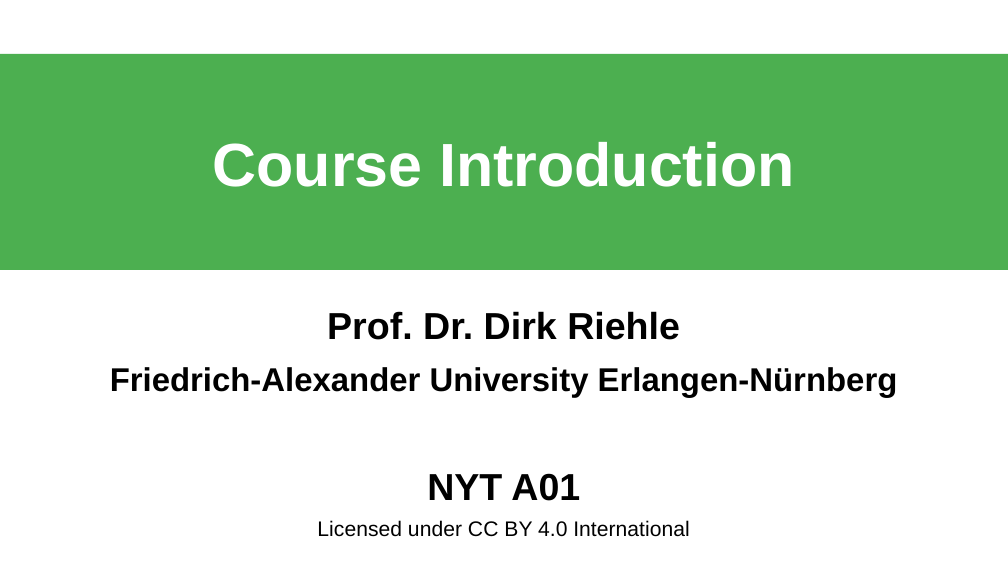
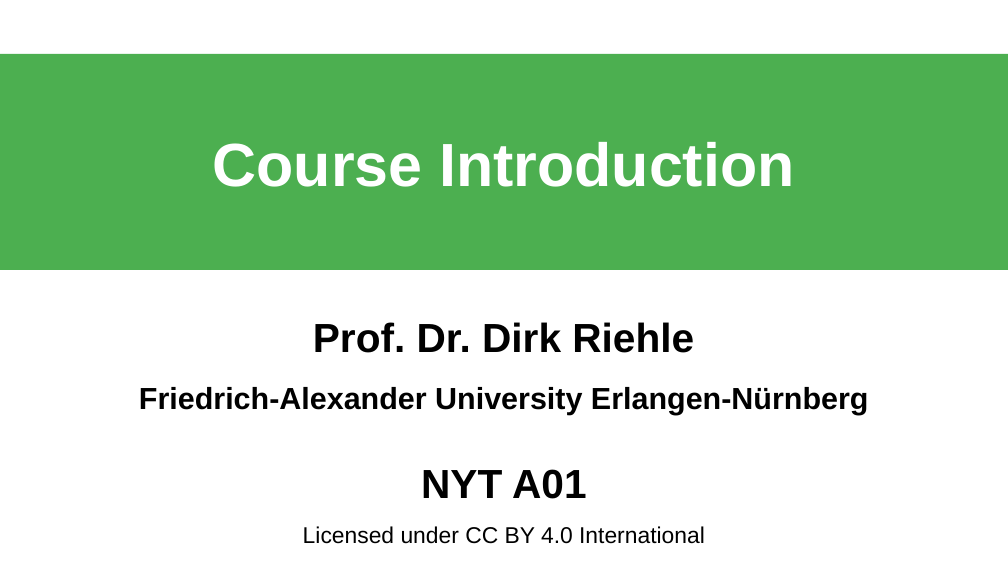
Before and after one commit to dirkriehle/nyt-course, a slide deck: slide 1 of Lecture slides/NYT A01 - Course Introduction.odp. Drawn at 1008x567 pixels with LibreOffice and Linux fonts; fonts in the diff are those of the drawing. Boxes give left, top, right and bottom in pixels: in the first picture for what was removed or moved away, otherwise in the second. Text is boxed around its words. In the diff, an @@ line names an element or a change of style, - is before the commit and + after.

```diff
--- a/Lecture slides/NYT A01 - Course Introduction.odp
+++ b/Lecture slides/NYT A01 - Course Introduction.odp
@@ subtitle "Prof. Dr. Dirk Riehle" at box(139, 322, 869, 544): size 29.6 to 32 pt in "Prof. Dr. Dirk Riehle", "NYT A01"; size 25.9 to 24 pt in "Friedrich-Alexander University Erlangen-Nürnberg"; size 16.6 to 18 pt in "Licensed under CC BY 4.0 International"; line spacing 1.3 to 1.5; more space between paragraphs @@
```
Also in this commit, not shown: 4 other slides changed, 3 slides removed, 1 other file.
